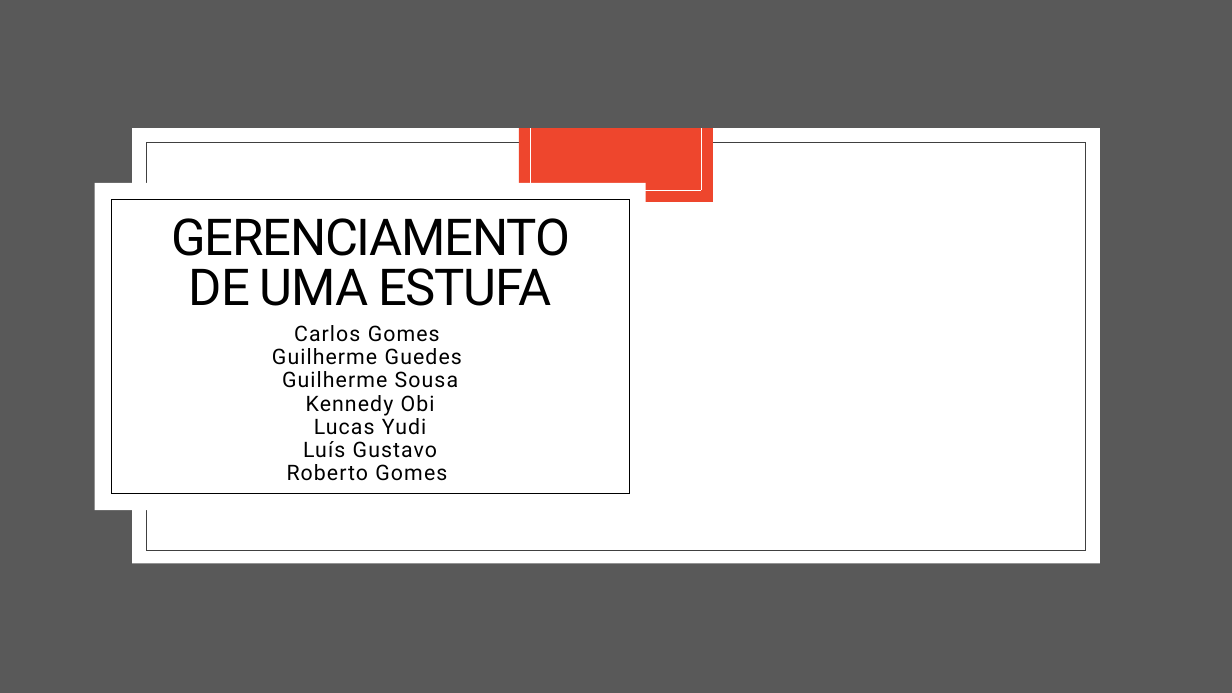
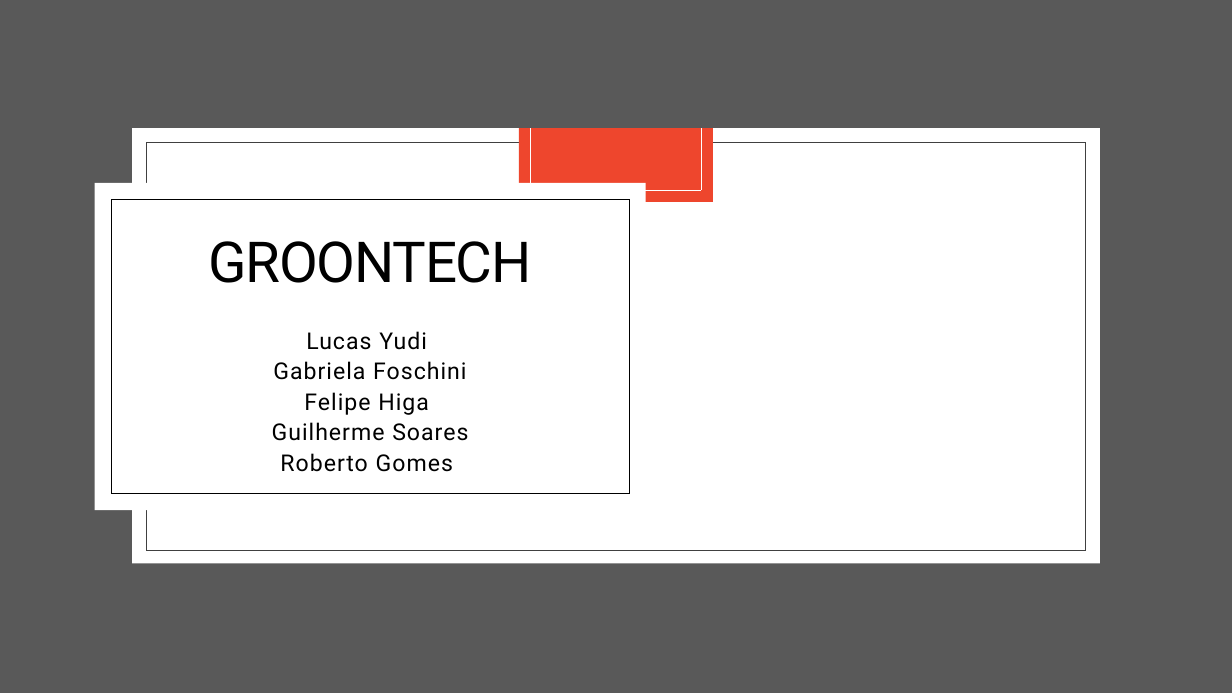
Before and after one commit to Roberto-Gomes-hub/-GroonTec, a slide deck: slide 1 of apresentacao/contextualizacao.pptx. Drawn at 1232x693 pixels with LibreOffice and Linux fonts; fonts in the diff are those of the drawing; background and template pictures are left out. Boxes give left, top, right and bottom in pixels: in the first picture for what was removed or moved away, otherwise in the second. Text is boxed around its words. In the diff, an @@ line names an element or a change of style, - is before the commit and + after.

```diff
--- a/apresentacao/contextualizacao.pptx
+++ b/apresentacao/contextualizacao.pptx
@@ title at box(209, 241, 532, 283): text changed; size 39.6 to 44 pt @@
-GERENCIAMENTO DE UMA ESTUFA
+GROONTECH
@@ subtitle at box(272, 325, 462, 416): paragraphs removed @@
-Carlos Gomes
-Guilherme Guedes
-Guilherme Sousa
-Kennedy Obi
@@ subtitle at box(280, 331, 453, 472): size 16.6 to 18 pt in "Lucas Yudi", "Roberto Gomes"; line spacing 0.9 to 1.1 @@
@@ subtitle at box(272, 361, 468, 441): text changed; size 16.6 to 18 pt @@
-Luís Gustavo
+Gabriela Foschini
+Felipe Higa
+Guilherme Soares
```
Also in this commit, not shown: 1 slide added, 6 slides removed, 3 other files.
